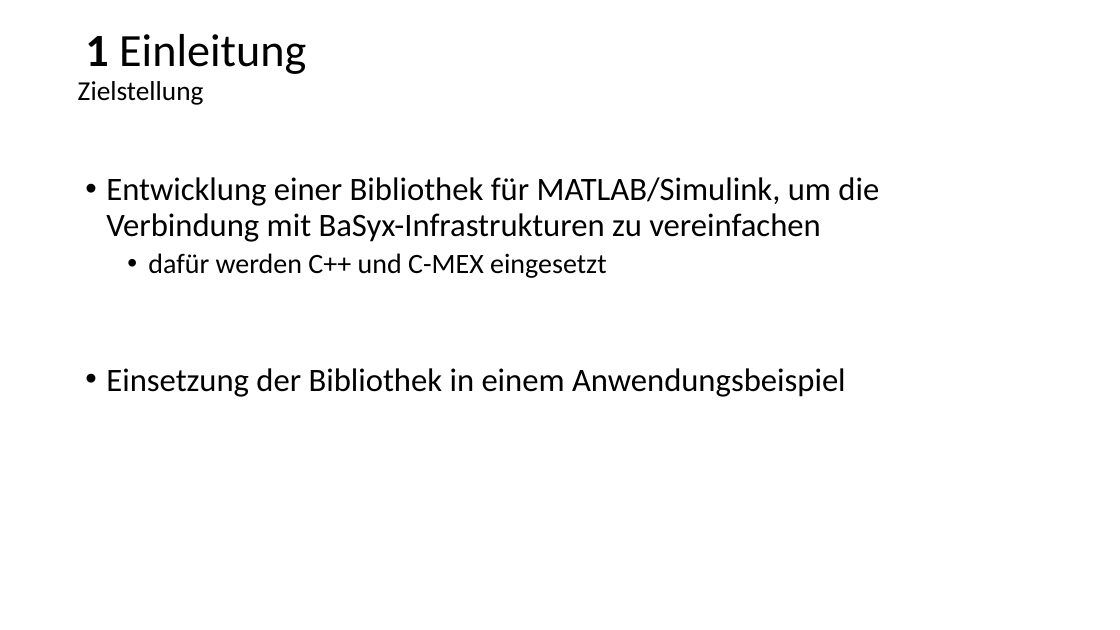
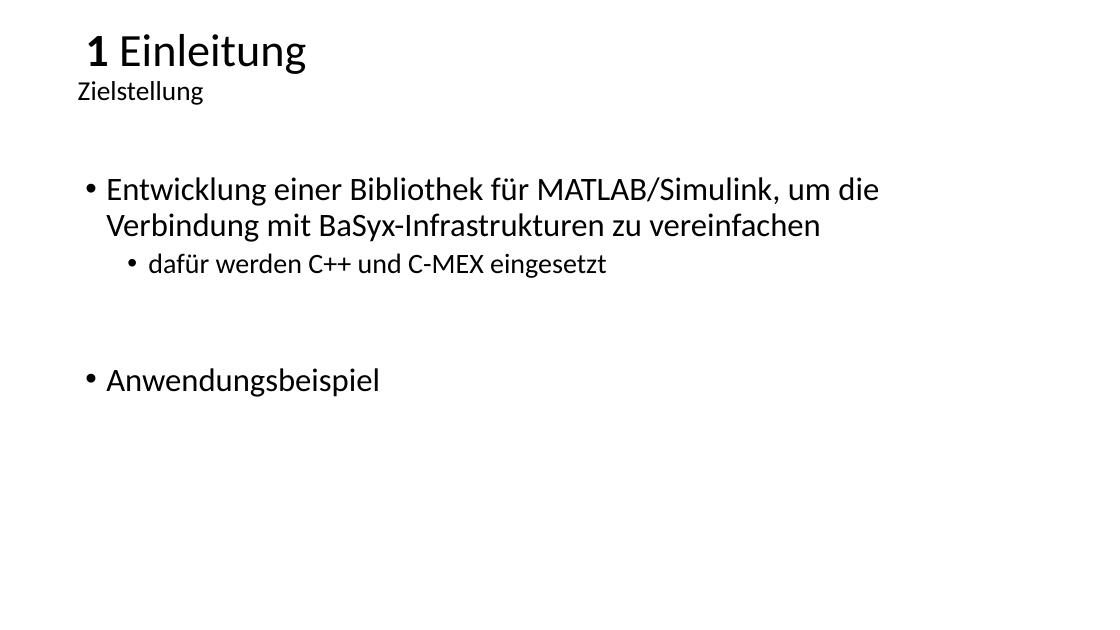
Before and after one commit to MateusMolina/projektarbeit-sil-basyx-simulink, a slide deck: slide 4 of projektarbeit/presentation/august_basyxmeeting.pptx. Drawn at 1120x630 pixels with LibreOffice and Linux fonts; fonts in the diff are those of the drawing. Boxes give left, top, right and bottom in pixels: in the first picture for what was removed or moved away, otherwise in the second. Text is boxed around its words. In the diff, an @@ line names an element or a change of style, - is before the commit and + after.

```diff
--- a/projektarbeit/presentation/august_basyxmeeting.pptx
+++ b/projektarbeit/presentation/august_basyxmeeting.pptx
@@ text at box(106, 368, 380, 397): text changed @@
-• Einsetzung der Bibliothek in einem Anwendungsbeispiel
+• Anwendungsbeispiel
```
Also in this commit, not shown: 5 other slides changed.
